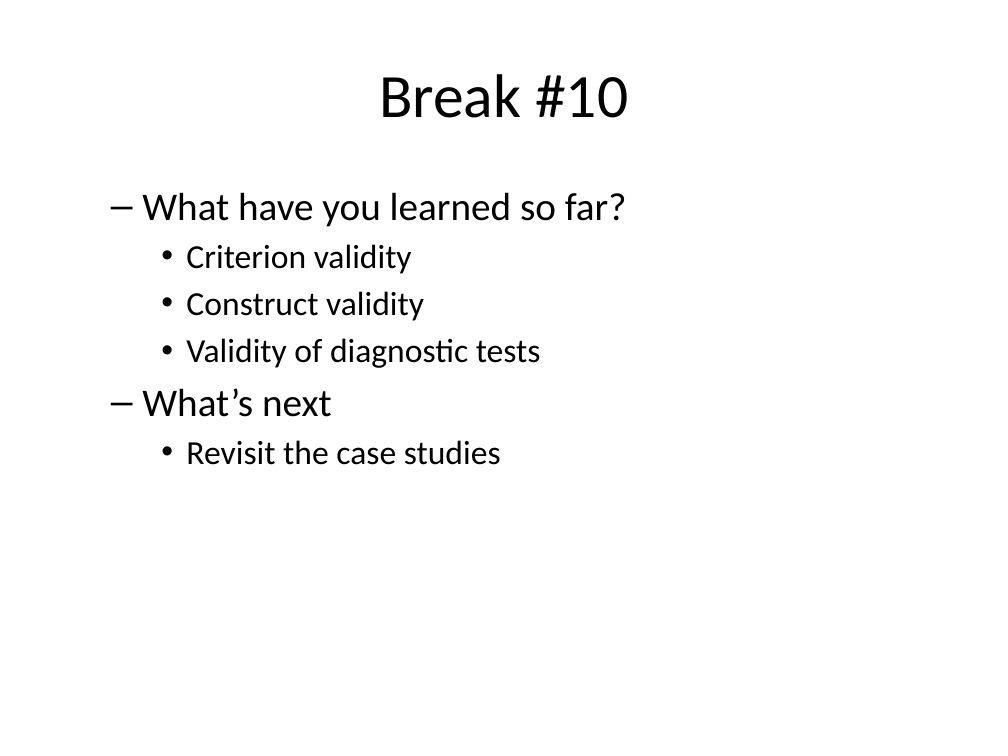
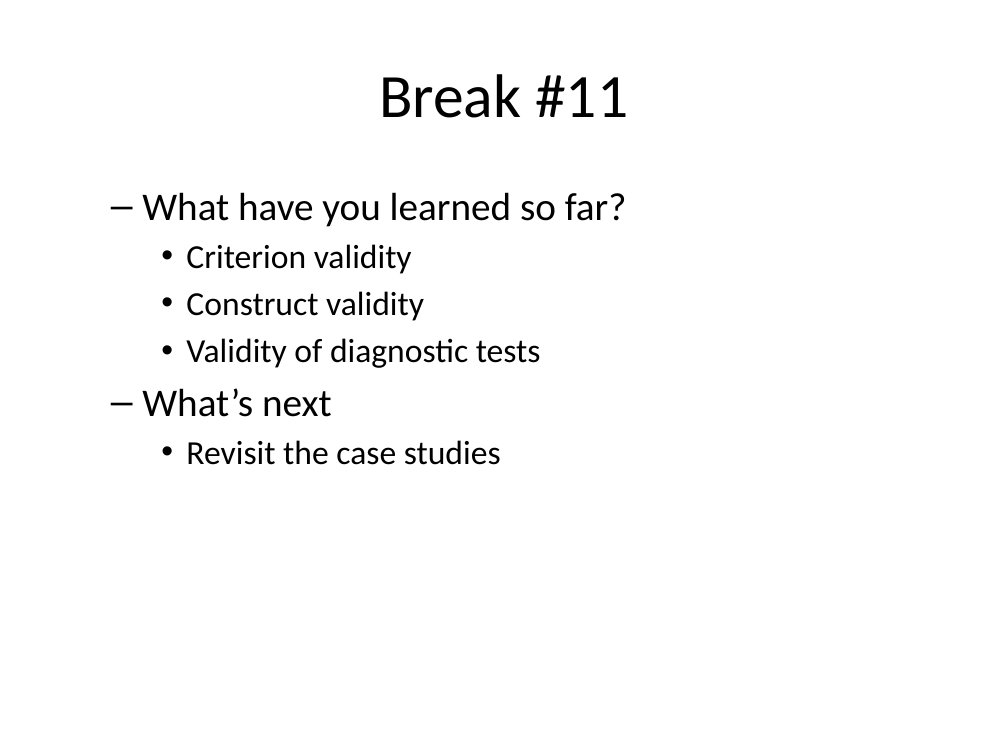
Before and after one commit to pmean/classes, a slide deck: slide 69 of clinical-research-methodology/results/video09-slides-and-speaker-notes.pptx (slide 64 before the commit). Drawn at 1008x756 pixels with LibreOffice and Linux fonts; fonts in the diff are those of the drawing. Boxes give left, top, right and bottom in pixels: in the first picture for what was removed or moved away, otherwise in the second. Text is boxed around its words. In the diff, an @@ line names an element or a change of style, - is before the commit and + after.

```diff
--- a/clinical-research-methodology/results/video09-slides-and-speaker-notes.pptx
+++ b/clinical-research-methodology/results/video09-slides-and-speaker-notes.pptx
@@ title at [379, 74, 628, 118]: text changed @@
-Break #10
+Break #11
```
Also in this commit, not shown: 2 other slides changed, 5 slides added, 9 other files.
